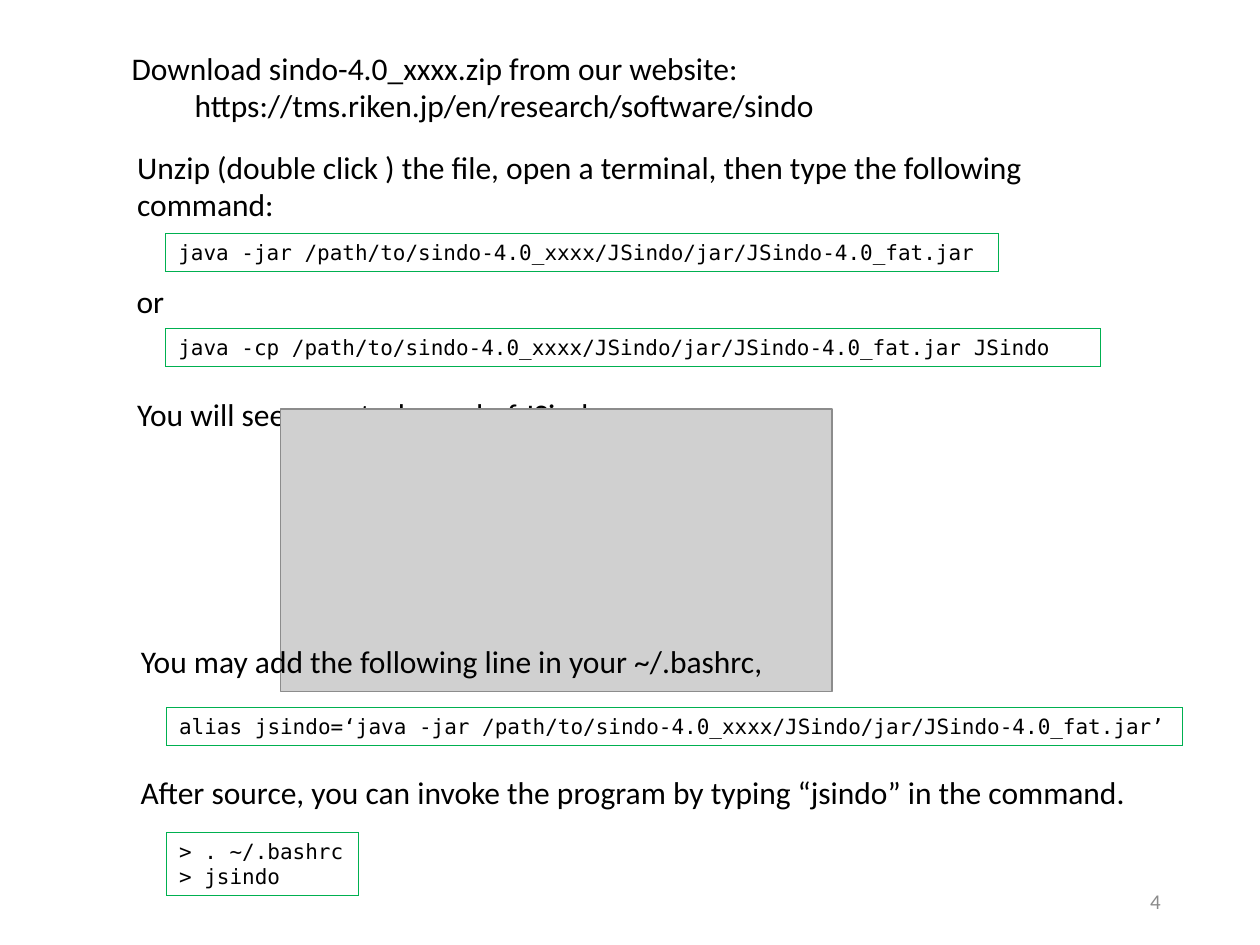
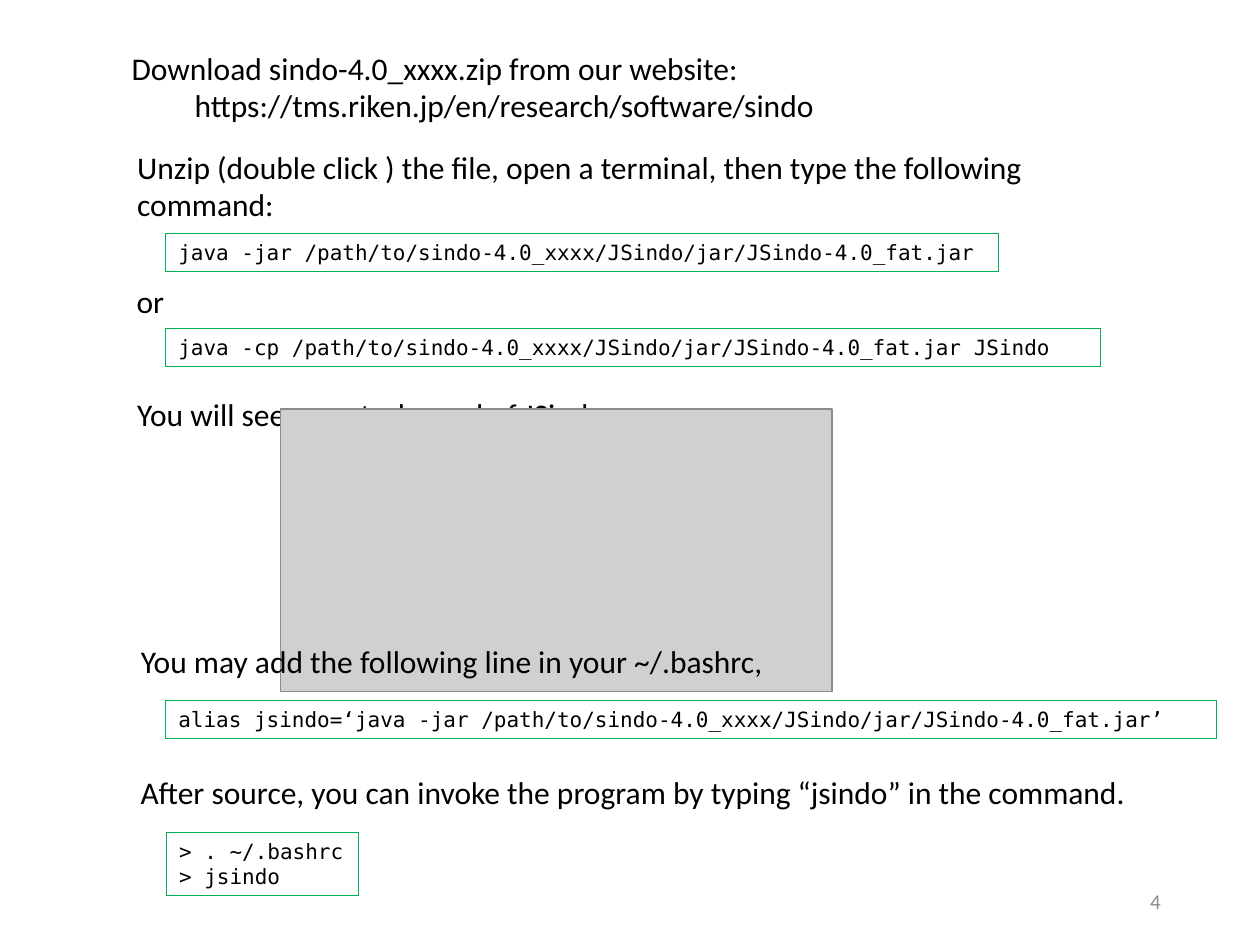
Before and after one commit to yagikiyoshi/sindo, a slide deck: slide 5 of doc/JSindo/install_JSindo.pptx. Drawn at 1260x945 pixels with LibreOffice and Linux fonts; fonts in the diff are those of the drawing; grey boxes stand for pictures. Boxes give left, top, right and bottom in pixels: in the first picture for what was removed or moved away, otherwise in the second. Text is boxed around its words. In the diff, an @@ line names an element or a change of style, - is before the commit and + after.

```diff
--- a/doc/JSindo/install_JSindo.pptx
+++ b/doc/JSindo/install_JSindo.pptx
@@ rectangle "alias jsindo=‘java -jar /path/to/sindo-4.0_xxxx/JSindo/jar/J ...": place and size @@
-rectangle "alias jsindo=‘java -jar /path/to/sindo-4.0_xxxx/JSindo/jar/J ..." at bbox=[166, 708, 1183, 746]
+rectangle "alias jsindo=‘java -jar /path/to/sindo-4.0_xxxx/JSindo/jar/J ..." at bbox=[166, 701, 1217, 738]
```
Also in this commit, not shown: 1 other slide changed, 1 other file.
